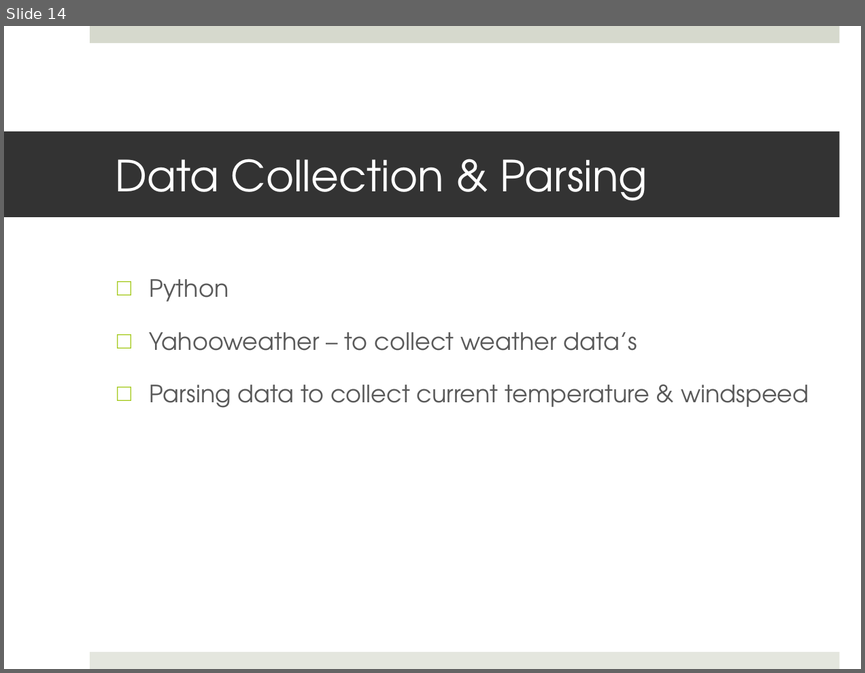
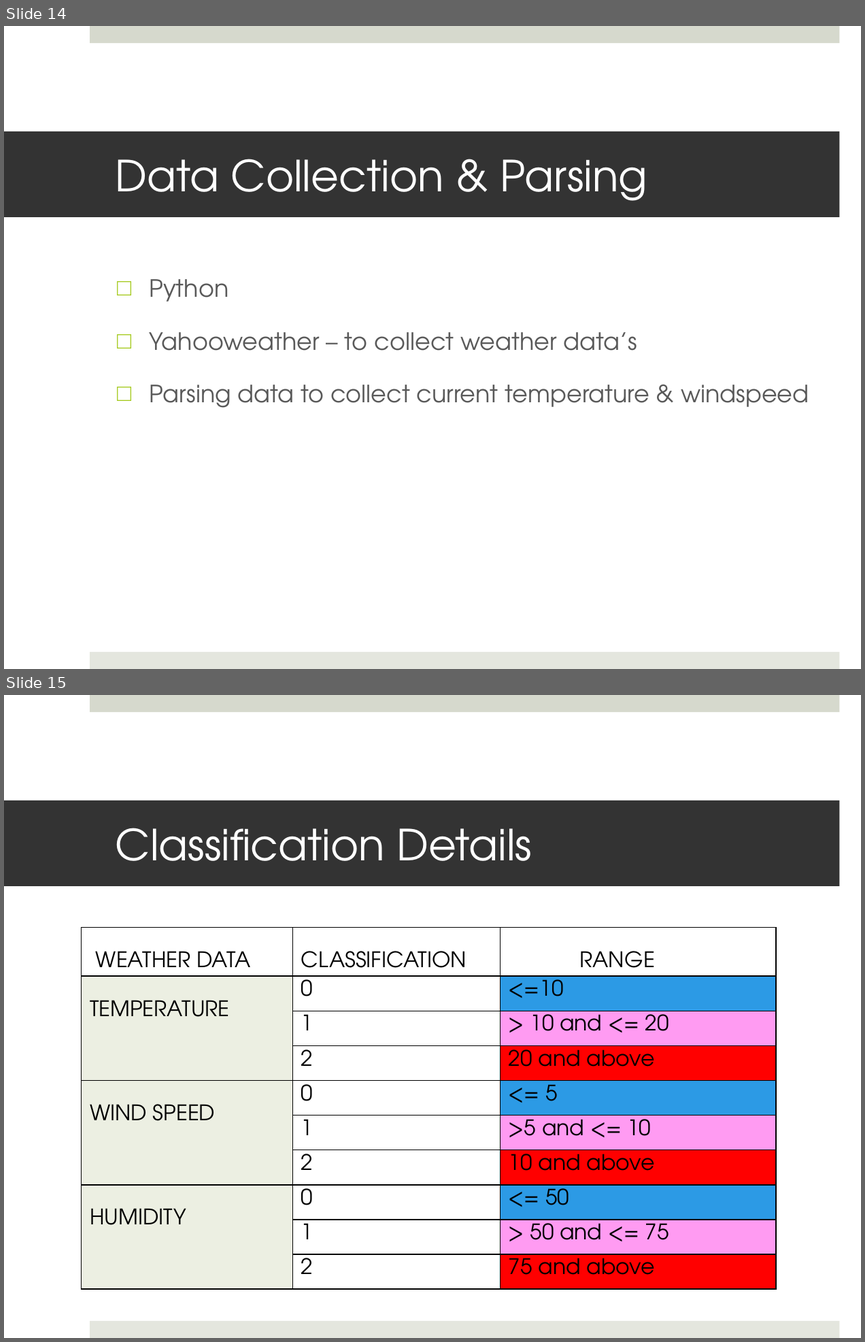
Before and after one commit to sasmita/QuantumLight, a slide deck: QL_Presentation1.pptx. Shown one above the other, each under a label of ours: slide 14 before the commit, slides 14 and 15 after it. The pictures are 865x673 and 865x1342 pixels, drawn with LibreOffice and Linux fonts; fonts in the diff are those of the drawing. Boxes give left, top, right and bottom in pixels: in the first picture for what was removed or moved away, otherwise in the second. Text is boxed around its words. In the diff, an @@ line names an element or a change of style, - is before the commit and + after.

Commit message:
Updated slides with classification part

```diff
--- a/QL_Presentation1.pptx
+++ b/QL_Presentation1.pptx
@@ slide 15 added at (4,695,861,1338), background #FFFFFF; not listed: 2 template elements that a slide beside it also shows @@
@@ title added at (4,800,839,886), fill #333333, 36 pt, text #FFFFFF @@
+Classification Details
@@ table added at (81,927,776,1300), 10 rows, 3 columns @@
+WEATHER DATA | CLASSIFICATION | RANGE
+TEMPERATURE | 0 | <=10
+ | 1 | > 10 and <= 20
+ | 2 | 20 and above
+WIND SPEED | 0 | <= 5
+ | 1 | >5 and <= 10
+ | 2 | 10 and above
+HUMIDITY | 0 | <= 50
+ | 1 | > 50 and <= 75
+ | 2 | 75 and above
```
Also in this commit, not shown: 1 other slide added, 1 slide removed.
